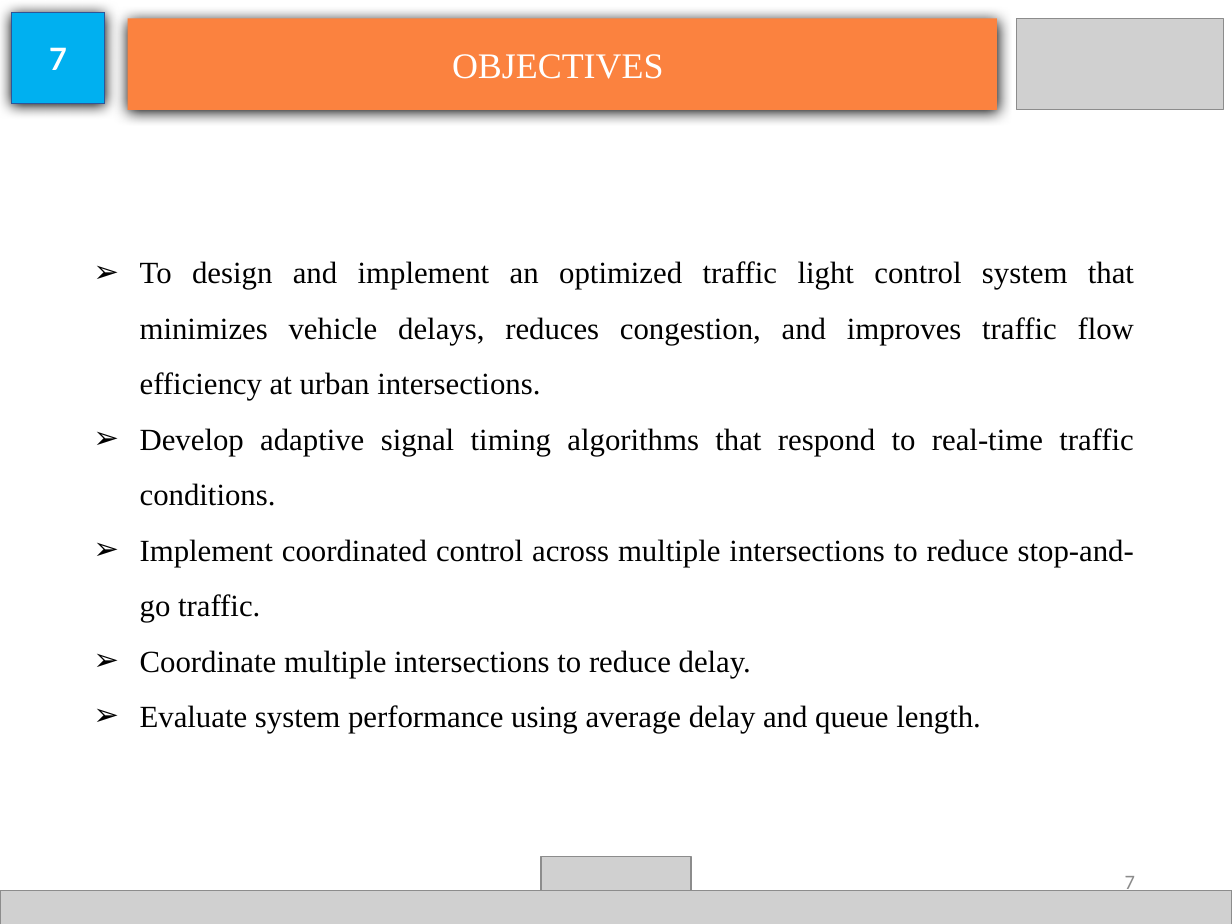
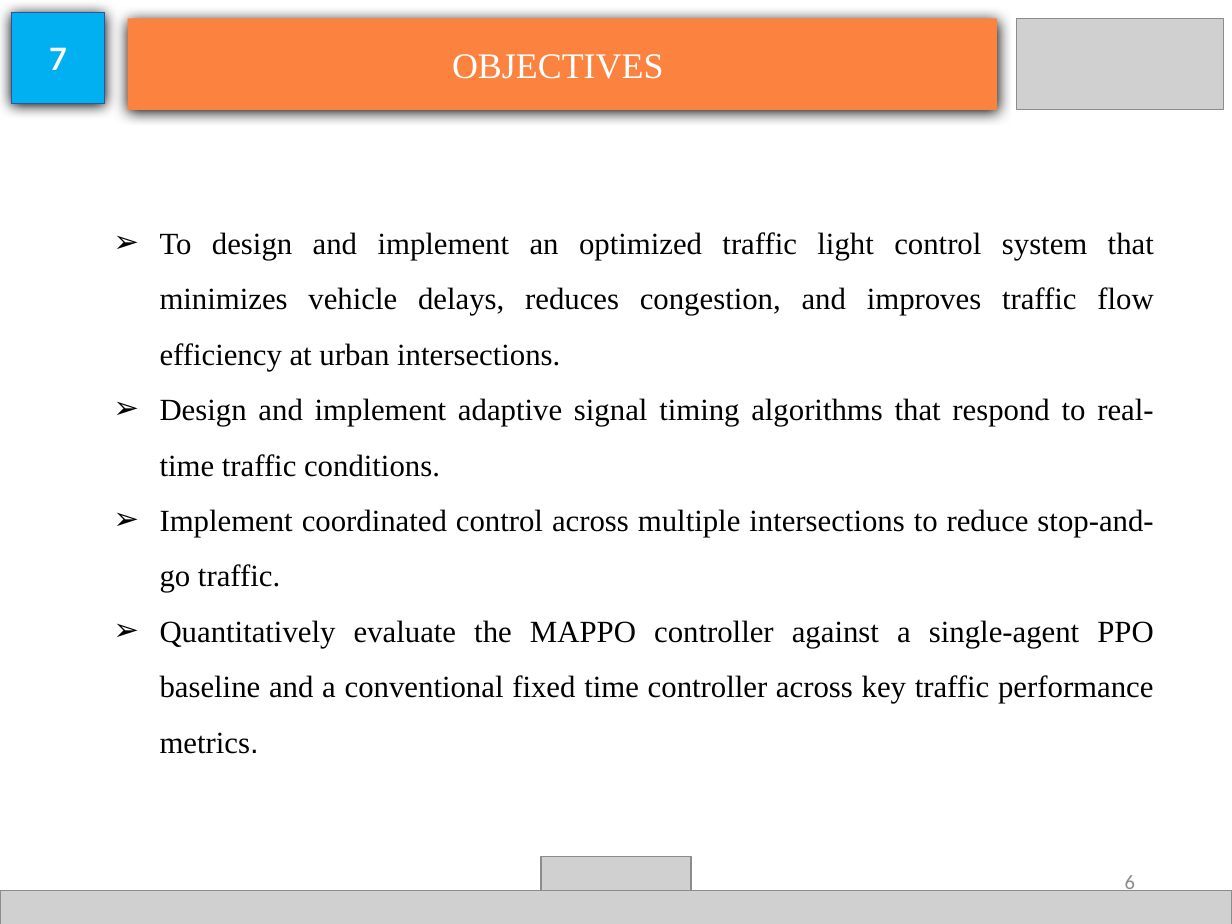
Before and after one commit to geranimoekia/Multi-Agent-Deep-Reinforcement-Learning-for-Adaptive-Traffic-Signal-Control-Palapye-A1-Corridor, a slide deck: slide 6 of docs/presentations/TSOTLHE SEIPHEPI FYP.pptx (slide 7 before the commit). Drawn at 1232x924 pixels with LibreOffice and Linux fonts; fonts in the diff are those of the drawing; grey boxes stand for pictures. Boxes give left, top, right and bottom in pixels: in the first picture for what was removed or moved away, otherwise in the second. Text is boxed around its words. In the diff, an @@ line names an element or a change of style, - is before the commit and + after.

```diff
--- a/docs/presentations/TSOTLHE SEIPHEPI FYP.pptx
+++ b/docs/presentations/TSOTLHE SEIPHEPI FYP.pptx
@@ text "To design and implement an ...": place and size @@
-text "To design and implement an ..." at (140,261,1134,733)
+text "To design and implement an ..." at (160,232,1154,754)
@@ text at (160,398,1153,477): text changed @@
-➢ Develop adaptive signal timing algorithms that respond to real-time traffic conditions.
+➢ Design and implement adaptive signal timing algorithms that respond to real-time traffic conditions.
@@ text at (160,620,1153,754): text changed @@
-➢ Coordinate multiple intersections to reduce delay.
-➢ Evaluate system performance using average delay and queue length.
+➢ Quantitatively evaluate the MAPPO controller against a single-agent PPO baseline and a conventional fixed time controller across key traffic performance metrics.
@@ page number at (1125,875,1135,891): text changed @@
-7
+6
```
Also in this commit, not shown: 7 other slides changed, 17 slides added, 6 slides removed, 2 other files.
